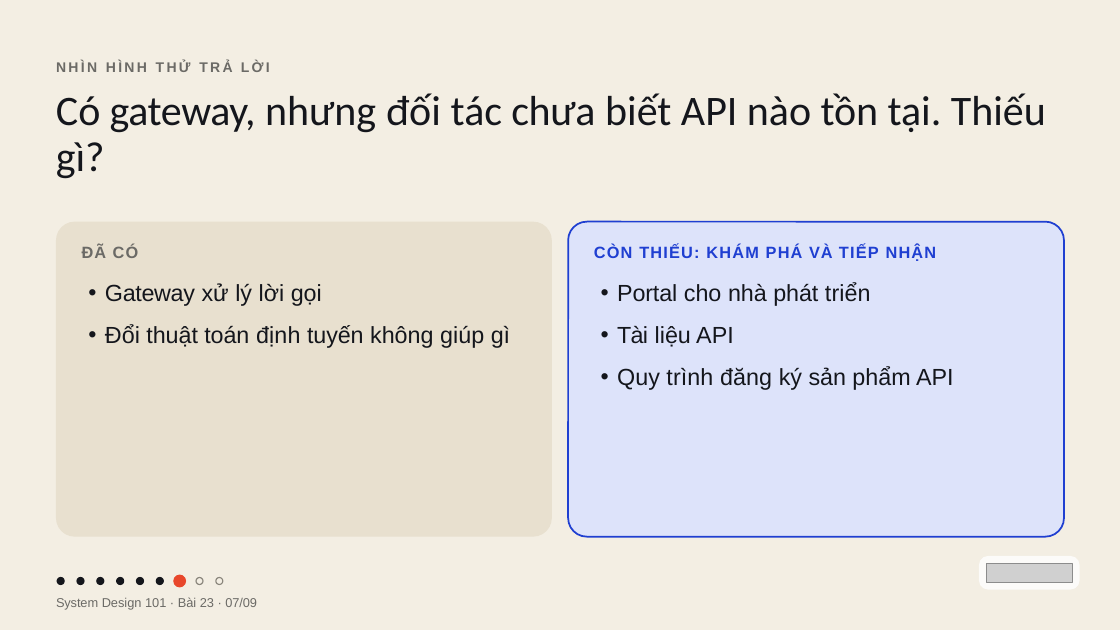
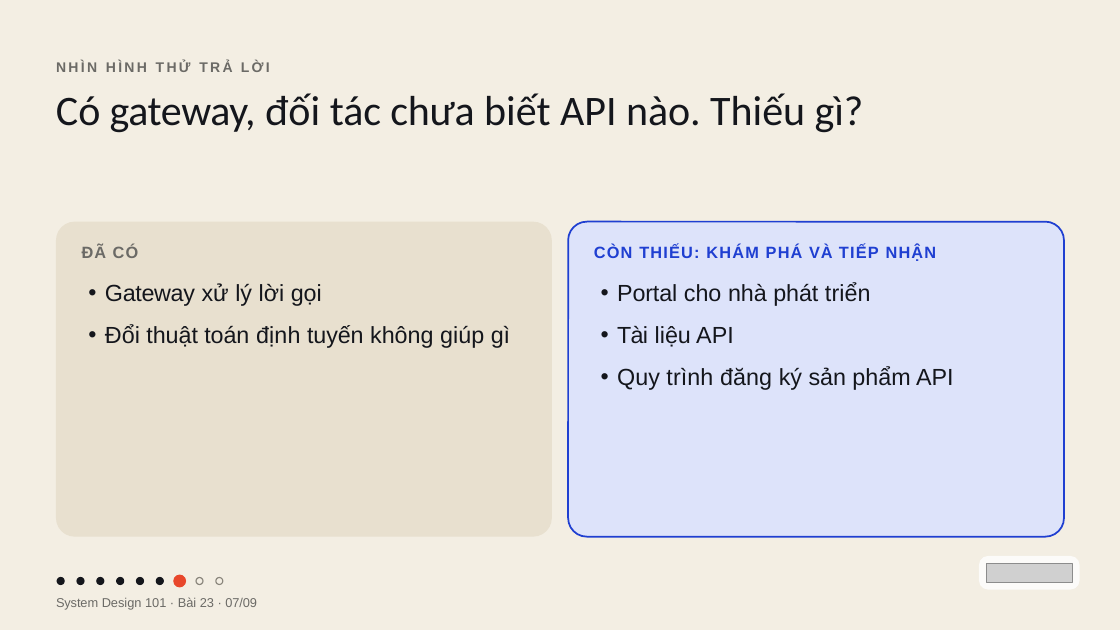
Before and after one commit to vohoailinh90/tool-marketing-studio, a slide deck: slide 7 of system-design-101/vi/lessons/sd-01-023/slides/sd-01-023.pptx. Drawn at 1120x630 pixels with LibreOffice and Linux fonts; fonts in the diff are those of the drawing; grey boxes stand for pictures. Boxes give left, top, right and bottom in pixels: in the first picture for what was removed or moved away, otherwise in the second. Text is boxed around its words. In the diff, an @@ line names an element or a change of style, - is before the commit and + after.

```diff
--- a/system-design-101/vi/lessons/sd-01-023/slides/sd-01-023.pptx
+++ b/system-design-101/vi/lessons/sd-01-023/slides/sd-01-023.pptx
@@ text at (x1=56, y1=93, x2=864, y2=133): text changed @@
-Có gateway, nhưng đối tác chưa biết API nào tồn tại. Thiếu gì?
+Có gateway, đối tác chưa biết API nào. Thiếu gì?
```
Also in this commit, not shown: 5 other slides changed, 4 other files.
